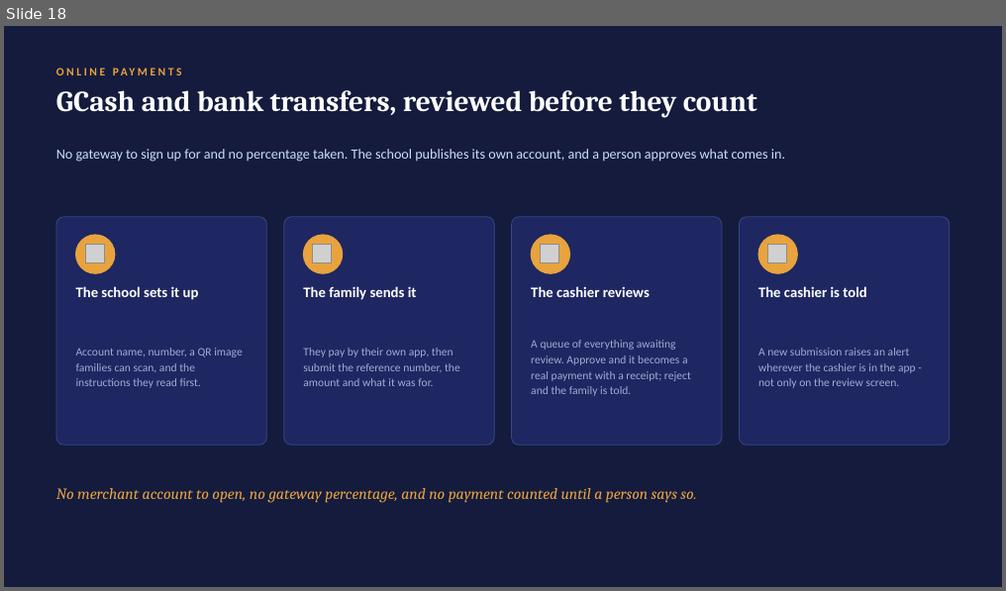
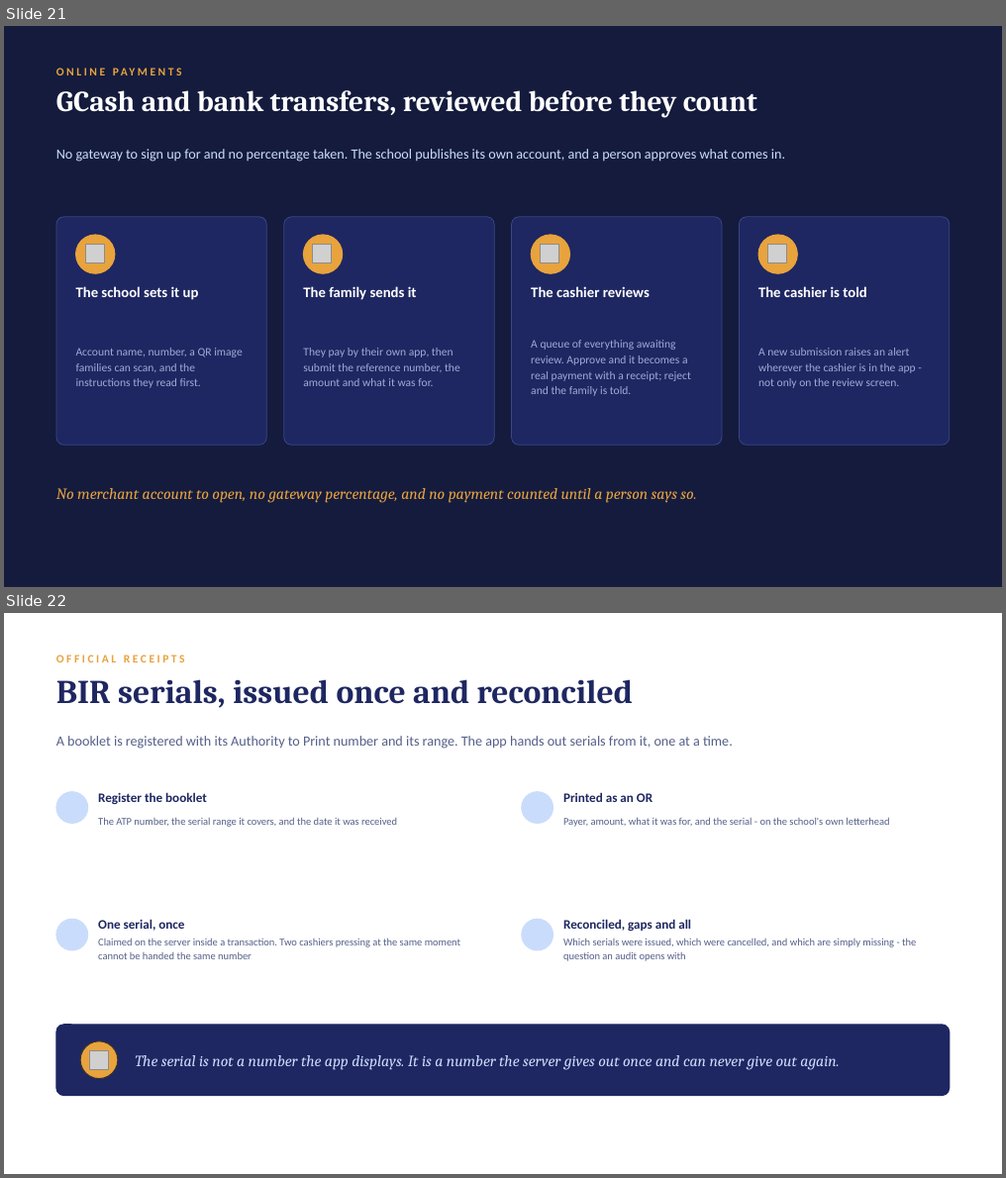
Before and after one commit to jcem0615-rgb/School-saas, a slide deck: marketing/LogicClass-Demo.pptx. Shown one above the other, each under a label of ours: slide 18 before the commit, slides 21 and 22 after it. The pictures are 1006x591 and 1006x1178 pixels, drawn with LibreOffice and Linux fonts; fonts in the diff are those of the drawing; grey boxes stand for pictures; background and template pictures are left out. Boxes give left, top, right and bottom in pixels: in the first picture for what was removed or moved away, otherwise in the second. Text is boxed around its words. In the diff, an @@ line names an element or a change of style, - is before the commit and + after.

```diff
--- a/marketing/LogicClass-Demo.pptx
+++ b/marketing/LogicClass-Demo.pptx
@@ slide 22 added at box(4, 613, 1002, 1174), background #FFFFFF @@
@@ text added at box(56, 655, 185, 663), 11 pt, text #E8A33D, bold @@
+OFFICIAL RECEIPTS
@@ text added at box(56, 679, 633, 708), 32 pt, text #1E2761, bold @@
+BIR serials, issued once and reconciled
@@ text added at box(56, 736, 733, 749), 13.5 pt, text #55608A @@
+A booklet is registered with its Authority to Print number and its range. The app hands out serials from it, one at a time.
@@ ellipse added at box(56, 792, 88, 823), fill #CADCFC, outline #CADCFC 1 pt @@
@@ text added at box(98, 792, 207, 805), 12.5 pt, text #1E2761, bold @@
+Register the booklet
@@ text added at box(98, 817, 397, 827), 10 pt, text #55608A @@
+The ATP number, the serial range it covers, and the date it was received
@@ ellipse added at box(522, 792, 553, 823), fill #CADCFC, outline #CADCFC 1 pt @@
@@ text added at box(563, 792, 652, 802), 12.5 pt, text #1E2761, bold @@
+Printed as an OR
@@ text added at box(563, 817, 889, 827), 10 pt, text #55608A @@
+Payer, amount, what it was for, and the serial - on the school's own letterhead
@@ ellipse added at box(56, 919, 88, 951), fill #CADCFC, outline #CADCFC 1 pt @@
@@ text added at box(98, 919, 184, 931), 12.5 pt, text #1E2761, bold @@
+One serial, once
@@ text added at box(98, 939, 460, 959), 10 pt, text #55608A @@
+Claimed on the server inside a transaction. Two cashiers pressing at the same moment cannot be handed the same number
@@ ellipse added at box(522, 919, 553, 951), fill #CADCFC, outline #CADCFC 1 pt @@
@@ text added at box(563, 919, 691, 931), 12.5 pt, text #1E2761, bold @@
+Reconciled, gaps and all
@@ text added at box(563, 938, 916, 961), 10 pt, text #55608A @@
+Which serials were issued, which were cancelled, and which are simply missing - the question an audit opens with
@@ rounded rectangle added at box(56, 1025, 949, 1096), fill #1E2761, outline #1E2761 1 pt @@
@@ ellipse added at box(80, 1042, 118, 1078), fill #E8A33D, outline #333333 1 pt @@
@@ picture added at box(90, 1051, 109, 1069) @@
@@ text added at box(135, 1056, 839, 1069), 15 pt, text #CADCFC, italic @@
+The serial is not a number the app displays. It is a number the server gives out once and can never give out again.
@@ what was slide 18 is now slide 21 @@
```
Also in this commit, not shown: 2 slides changed, 6 other slides added, 7 other files.
